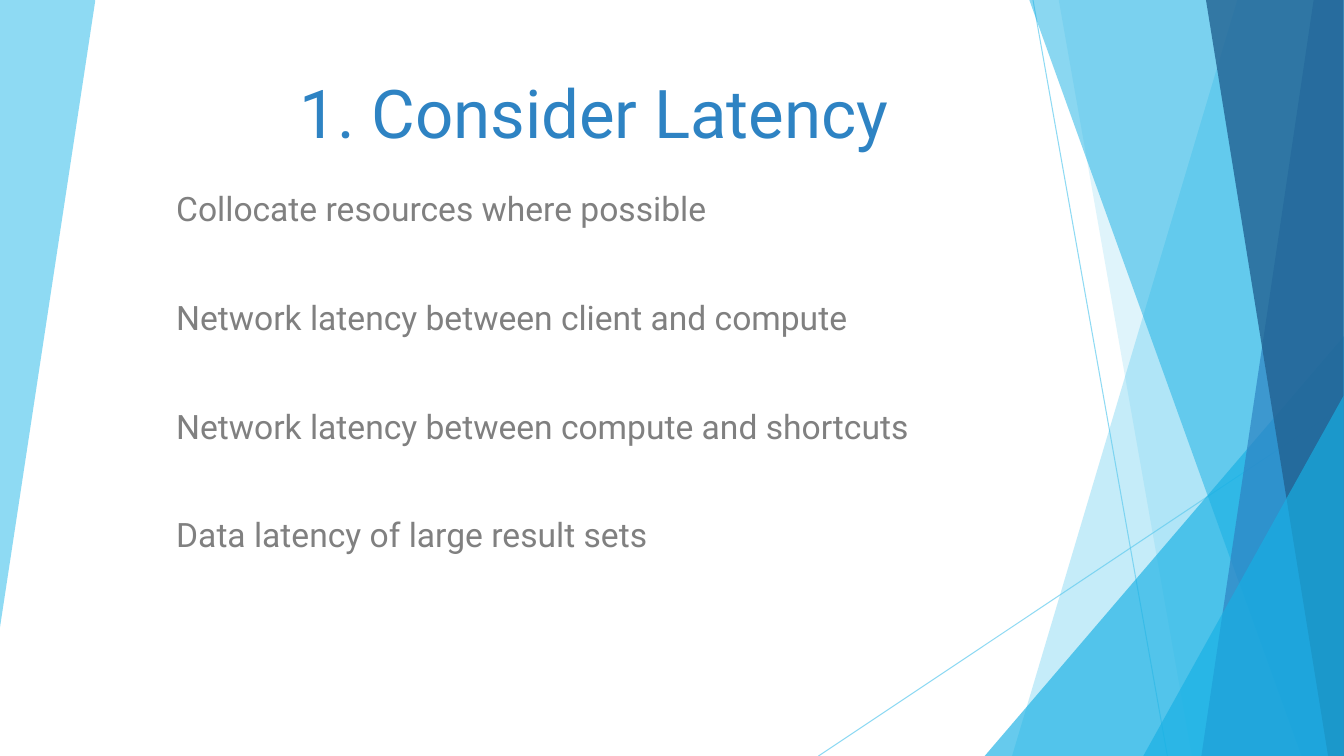
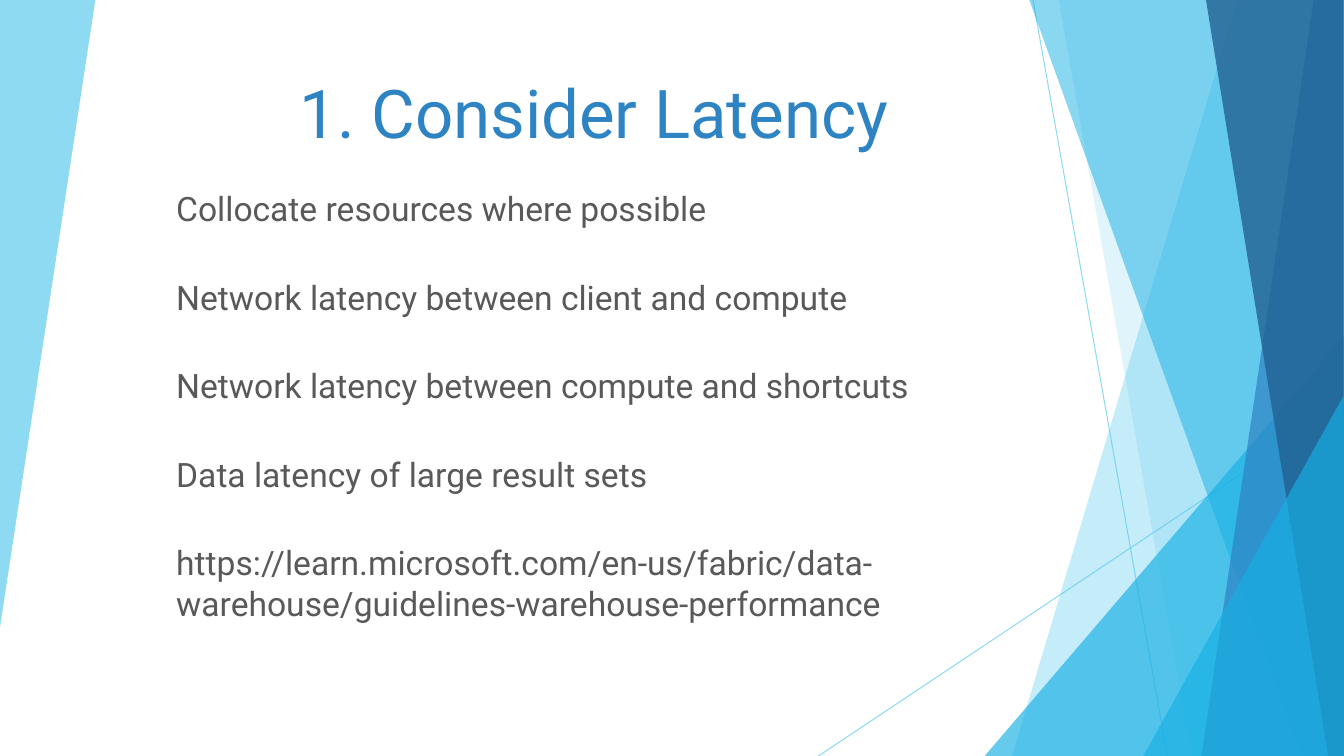
Before and after one commit to DrJekyll325/Presentations, a slide deck: slide 7 of Microsoft Fabric/Tips and Tricks for Microsoft Fabric Data Warehouse/20250717 - Nashville Power BI User Group - Tips and Tricks for Microsoft Fabric Data Warehouse.pptx. Drawn at 1344x756 pixels with LibreOffice and Linux fonts; fonts in the diff are those of the drawing. Boxes give left, top, right and bottom in pixels: in the first picture for what was removed or moved away, otherwise in the second. Text is boxed around its words. In the diff, an @@ line names an element or a change of style, - is before the commit and + after.

```diff
--- a/Microsoft Fabric/Tips and Tricks for Microsoft Fabric Data Warehouse/20250717 - Nashville Power BI User Group - Tips and Tricks for Microsoft Fabric Data Warehouse.pptx
+++ b/Microsoft Fabric/Tips and Tricks for Microsoft Fabric Data Warehouse/20250717 - Nashville Power BI User Group - Tips and Tricks for Microsoft Fabric Data Warehouse.pptx
@@ subtitle at <box>176,196,909,494</box>: text colour #808080 to #595959 in "Collocate resources where possible", "Network latency between client and compute", "Network latency between compute and shortcuts", "Data latency of large result sets" @@
@@ subtitle at <box>176,549,880,623</box>: paragraph added @@
+https://learn.microsoft.com/en-us/fabric/data-warehouse/guidelines-warehouse-performance
```
Also in this commit, not shown: 19 other slides changed, 3 slides added, 1 slide removed.
